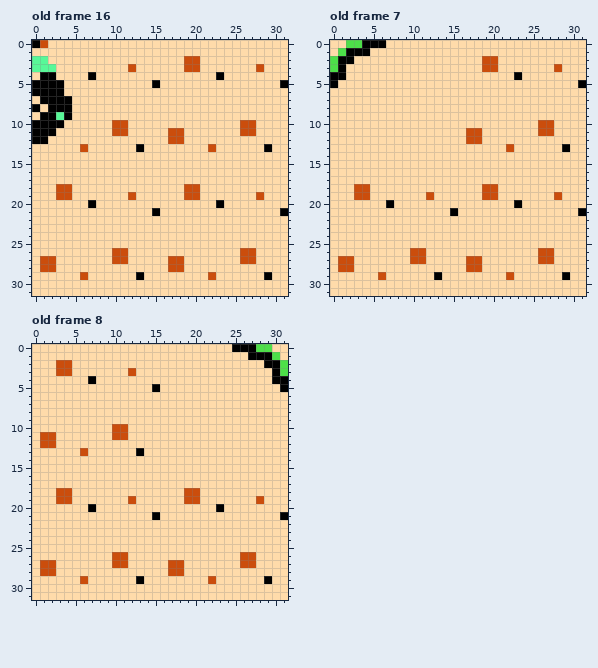
One commit to this pixel-art file: Art/PlainSlopes.aseprite. The picture above is the old version.
32x32 pixels, 17 frames. Colours within 5 levels of each other are drawn and written as one. Shown: old frame 16, old frame 7, old frame 8. The commit also changed other frames, which this record leaves out.
The result:
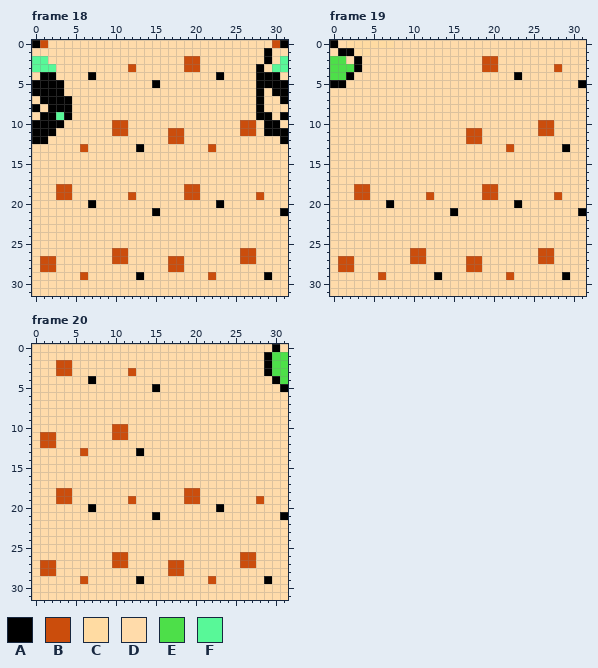
Palette (. is transparent): A #000000  B #cb4d0c  C #ffdba2  D #ffdbaa  E #4ddf49  F #58f898
A new or re-ordered frame is compared with the old frame closest to it.
What changed:
frames 17 -> 21
Frame 18 is new; against old frame 16:
Colour B becomes colour A in row 3 at x 28.
Colour D becomes colour A in row 0 at x 31; in rows 1 to 2 at x 29; in rows 4 to 5 at x 28 to 30; in row 6 at x 28 and 30 to 31; in row 7 at x 28 and 31; in row 8 at x 28.
Colour D becomes colour A in row 9 at x 28 to 29 and 31; in row 10 at x 29 to 30; in row 11 at x 29 to 31; in row 12 at x 31.
Colour D becomes colour B in row 0 at x 30.
Colour A becomes colour D in row 13 at x 29.
Colour D becomes colour F in row 2 at x 31; in row 3 at x 30 to 31.
Frame 19 is new; against old frame 7:
Colour D becomes colour A in row 0 at x 0; in rows 2 to 3 at x 3; in row 4 at x 2; in row 5 at x 1.
Colour E becomes colour A in row 1 at x 1.
Colour A becomes colour C in row 0 at x 4 to 6; in row 1 at x 3 to 4.
Colour D becomes colour C in row 0 at x 7.
Colour E becomes colour C in row 0 at x 2 to 3.
Colour A becomes colour D in row 2 at x 2.
Colour A becomes colour E in rows 2 to 3 at x 1; in row 4 at x 0 to 1.
Colour D becomes colour E in row 3 at x 2.
Frame 20 is new; against old frame 8:
Colour D becomes colour A in row 0 at x 30; in row 3 at x 29.
Colour A becomes colour D in row 0 at x 25 to 27; in row 1 at x 27 to 28.
Colour E becomes colour D in row 0 at x 28 to 29.
Colour A becomes colour E in rows 2 to 3 at x 30; in row 4 at x 31.
Colour D becomes colour E in row 1 at x 31.
Boxes around the changes in both pictures, in picture pixels (x1, y1, x2, y2):
changed: (256, 40, 288, 152)
changed: (330, 40, 394, 88)
changed: (232, 344, 288, 384)
